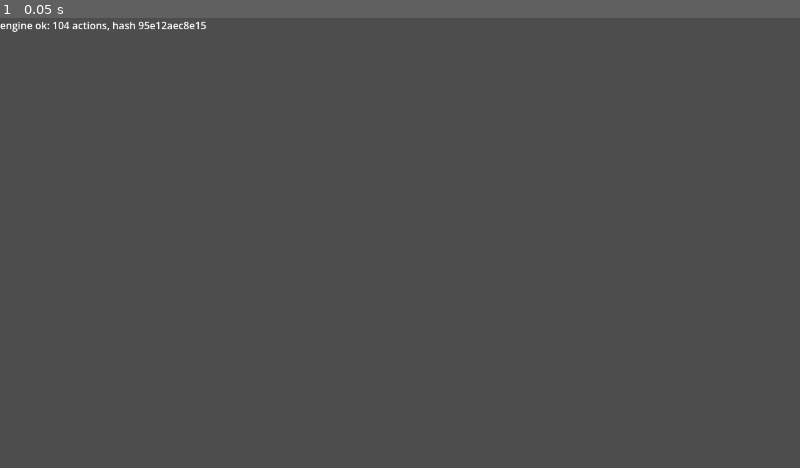
Above: before the commit, frame 1.
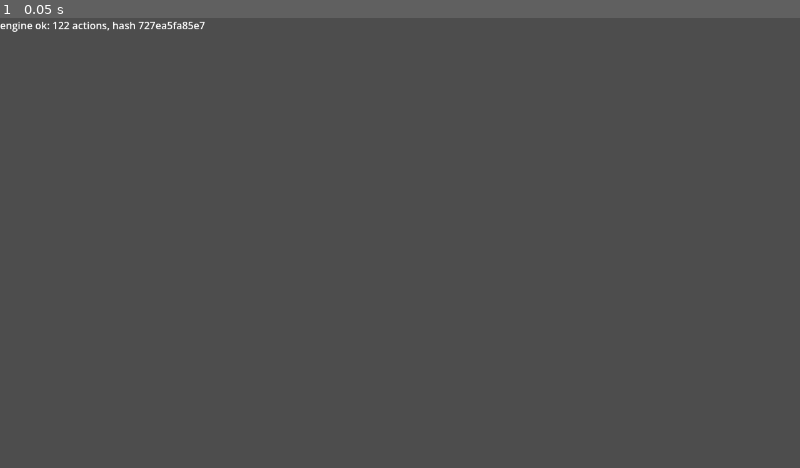
Above: after the commit, the same moment.

Repository: pycz2/classichs
Game: Godot game, scene res://smoke/smoke.tscn
The game is run twice, just before and just after one commit, with the same random seed, the same clock (stepped at 60 frames per second) and the same inputs.
Inputs:
- Up to frame 1 (0.05 s): no input

The runs differ from the first frame. In frame 1, 0.1% of the frame differs, in the area x 7-26%, y 0-3%.

Commit message:
Fix review findings: secrets as spells, mulligan order, concede, Tracking, Shadow Madness, scenarios
Co-Authored-By: Claude Opus 5.5 <noreply@anthropic.com>

Diff:
--- a/cards/hunter.gd
+++ b/cards/hunter.gd
@@ -55,9 +55,9 @@
 				opts.append(e.id)
 			if not opts.is_empty():
 				g.request_choice(me, opts),
-		"on_choose": func(g, me, opt):
+		"on_choose": func(g, me, opt, still: Array):
 			var deck: Array = g.players[me.controller].deck
-			var rest: Array = deck.slice(-3).filter(func(e): return e != opt)
+			var rest: Array = still.filter(func(id): return id != opt.id).map(func(id): return g.ent(id))
 			g.draw_entity(me.controller, opt)
 			for e in rest:
 				deck.erase(e)
@@ -86,7 +86,7 @@
 	r["VAN_EX1_554"] = Cards.secret("attack",  # Snake Trap
 		func(g, me, ev):
 			var d: Entity = g.ent(ev.defender)
-			return d.is_minion() and d.controller == me.controller,
+			return d.is_minion() and d.controller == me.controller and g.minions(me.controller).size() < GameState.MAX_BOARD,
 		func(g, me, _ev):
 			for i in 3:
 				g.summon(me.controller, "VAN_EX1_554t"))
--- a/cards/neutral.gd
+++ b/cards/neutral.gd
@@ -224,7 +224,7 @@
 	}
 	r["VAN_EX1_080"] = {  # Secretkeeper
 		"on": {"play": func(g, me, ev):
-			if ev.kind == "secret":
+			if ev.get("secret", false):
 				g.buff(me, 1, 1)},
 	}
 	r["VAN_EX1_004"] = {  # Young Priestess
@@ -473,7 +473,7 @@
 	}
 	r["VAN_EX1_100"] = {  # Lorewalker Cho
 		"on": {"play": func(g, _me, ev):
-			if ev.kind == "spell" or ev.kind == "secret":
+			if ev.kind == "spell":
 				g.add_to_hand(g.opponent(ev.player), ev.card)},
 	}
 	r["VAN_NEW1_029"] = {  # Millhouse Manastorm: enemy spells cost (0) next turn.
--- a/cards/priest.gd
+++ b/cards/priest.gd
@@ -71,8 +71,8 @@
 	r["VAN_EX1_591"] = {  # Auchenai Soulpriest
 		"aura": func(g, me): g.aura_add(g.hero(me.controller), 0, 0, {"HEAL_IS_DAMAGE": true}),
 	}
-	r["VAN_EX1_335"] = {  # Lightspawn: attack always equals health (attack buffs are overridden).
-		"aura": func(g, me): g.aura_add(me, me.health() - me.atk() + me.aura.atk, 0),
+	r["VAN_EX1_335"] = {  # Lightspawn: attack always equals health; runs after all other auras.
+		"aura_final": func(g, me): g.aura_add(me, me.health() - me.atk(), 0),
 	}
 	r["VAN_EX1_626"] = {  # Mass Dispel
 		"spell": func(g, me, _t):
--- a/cards/rogue.gd
+++ b/cards/rogue.gd
@@ -33,8 +33,9 @@
 	r["VAN_EX1_128"] = {  # Conceal: Stealth until your next turn.
 		"spell": func(g, me, _t):
 			for m in g.minions(me.controller):
-				m.give_tag("STEALTH")
-				m.add_enchant({"hooks": "ench:conceal", "player": me.controller}),
+				if not m.has("STEALTH"):  # natural Stealth is not Conceal's to remove
+					m.give_tag("STEALTH")
+					m.add_enchant({"hooks": "ench:conceal", "player": me.controller}),
 	}
 	r["ench:conceal"] = {
 		"on": {"turn_start": func(_g, me, ev):
--- a/engine/game.gd
+++ b/engine/game.gd
@@ -37,7 +37,7 @@
 ## Applies one action. Illegal actions change nothing.
 func apply(action: Dictionary) -> Dictionary:
 	var a := _normalize(action)
-	if not legal_actions().has(a):
+	if a.is_empty() or not legal_actions().has(a):
 		return {"ok": false, "error": "illegal action %s" % JSON.stringify(a), "events": []}
 	event_log = []
 	var who := current
@@ -47,25 +47,48 @@
 		"concede": _concede(a.player)
 		_: _apply_play_action(a)
 	resolve()
+	_prune_pending()
 	history.append({"turn": turn, "player": a.get("player", who), "action": a, "events": event_log})
 	return {"ok": true, "error": "", "events": event_log}
 
 
 ## Converts JSON floats to ints and sorts mulligan ids, so equality checks work.
+## Returns {} for malformed input (it comes from the network: never trust it).
 func _normalize(action: Dictionary) -> Dictionary:
 	var a := {}
-	for k: String in action:
+	for k in action:
+		if not k is String:
+			return {}
 		var v = action[k]
-		if v is float:
-			v = int(v)
+		if k == "type":
+			if not v is String:
+				return {}
 		elif k == "replace":
+			if not v is Array:
+				return {}
 			var ids: Array = []
 			for x in v:
-				ids.append(int(x))
+				var n = _as_int(x)
+				if n == null:
+					return {}
+				ids.append(n)
 			ids.sort()
 			v = ids
+		else:
+			v = _as_int(v)
+			if v == null:
+				return {}
 		a[k] = v
-	return a
+	return a if a.has("type") and a.has("player") else {}
+
+
+## int for whole numbers (JSON gives floats), null otherwise.
+func _as_int(v: Variant) -> Variant:
+	if v is int:
+		return v
+	if v is float and v == floorf(v):
+		return int(v)
+	return null
 
 
 func legal_actions() -> Array:
@@ -77,10 +100,11 @@
 			if not p.mulliganed:
 				for ids in _subsets(p.ids(p.hand)):
 					out.append({"type": "mulligan", "player": p.index, "replace": ids})
-		return out
-	out.append({"type": "end_turn", "player": current})
-	out.append({"type": "concede", "player": current})
-	_legal_play_actions(out)
+	else:
+		out.append({"type": "end_turn", "player": current})
+		_legal_play_actions(out)
+	for p in 2:
+		out.append({"type": "concede", "player": p})  # either player, any time
 	return out
 
 
@@ -98,7 +122,19 @@
 
 # --- mulligan and turns -----------------------------------------------------
 
+## Records p's choice; both mulligans run in a fixed order (0, then 1) once both
+## have arrived, so the arrival order of the two actions cannot change the game.
 func _do_mulligan(p: int, replace: Array) -> void:
+	players[p].mulliganed = true
+	players[p].mulligan_replace = replace
+	log_event({"type": "mulligan_chosen", "player": p})
+	if players[0].mulliganed and players[1].mulliganed:
+		for i in 2:
+			_run_mulligan(i, players[i].mulligan_replace)
+		_finish_mulligan()
+
+
+func _run_mulligan(p: int, replace: Array) -> void:
 	var pl := players[p]
 	var old: Array[Entity] = []
 	for id: int in replace:
@@ -110,10 +146,7 @@
 		e.zone = "DECK"
 		pl.deck.append(e)
 	shuffle(pl.deck)
-	pl.mulliganed = true
 	log_event({"type": "mulligan", "player": p, "count": old.size()})
-	if players[0].mulliganed and players[1].mulliganed:
-		_finish_mulligan()
 
 
 func _finish_mulligan() -> void:
@@ -178,7 +211,7 @@
 func _legal_play_actions(out: Array) -> void:
 	if not pending.is_empty():
 		out.clear()
-		for id: int in pending.options:
+		for id: int in _pending_options():
 			out.append({"type": "choose", "player": pending.player, "option": id})
 		return
 	var p := players[current]
@@ -327,19 +360,22 @@
 
 
 func _play_spell(e: Entity, t: Entity, choice: int, combo: bool) -> void:
-	if e.card().get("mechanics", []).has("SECRET"):
-		players[e.controller].secrets.append(e)
-		_enter_play(e)
-		e.zone = "SECRET"
-		emit({"type": "play", "entity": e.id, "player": e.controller, "kind": "secret",
-			"target": -1, "card": e.card_id})
-		return
+	var is_secret: bool = e.card().get("mechanics", []).has("SECRET")
 	e.zone = "SETASIDE"
 	var ev := {"type": "play", "entity": e.id, "player": e.controller, "kind": "spell",
-		"target": t.id if t else -1, "card": e.card_id, "countered": false}
+		"secret": is_secret, "target": t.id if t else -1, "card": e.card_id, "countered": false}
 	emit(ev)
 	resolve()
 	if game_over:
+		return
+	if is_secret:
+		if ev.countered:
+			e.zone = "GRAVEYARD"
+		else:
+			players[e.controller].secrets.append(e)
+			_enter_play(e)
+			e.zone = "SECRET"
+		emit({"type": "after_spell", "entity": e.id, "player": e.controller, "card": e.card_id})
 		return
 	if not ev.countered:
 		var nt: Entity = ent(ev.target) if ev.target >= 0 else null
@@ -404,7 +440,20 @@
 	emit({"type": "hero_power", "player": current, "entity": hp.id, "target": t.id if t else -1})
 
 
+## Offered options that are still in the zone they were offered from.
+func _pending_options() -> Array:
+	return pending.options.filter(func(id: int) -> bool: return ent(id).zone == pending.zones[str(id)])
+
+
 func _do_choose(option: Entity) -> void:
 	var src := ent(pending.source)
+	var still := _pending_options()
 	pending = {}
-	Cards.of(src.card_id).on_choose.call(self, src, option)
+	Cards.of(src.card_id).on_choose.call(self, src, option, still)
+
+
+## A choice whose options all left their zone (drawn by a trigger, say) is dropped.
+func _prune_pending() -> void:
+	if not pending.is_empty() and _pending_options().is_empty():
+		log_event({"type": "choice_cancelled", "player": pending.player})
+		pending = {}
--- a/engine/game_state.gd
+++ b/engine/game_state.gd
@@ -250,10 +250,11 @@
 	for e in all:
 		before[e.id] = [e.max_health(), e.health()]
 		e.aura = {"atk": 0, "hp": 0, "tags": {}}
-	for e in all:
-		var h := hooks_of(e)
-		if h.has("aura") and e.zone == "PLAY":
-			h.aura.call(self, e)
+	for key in ["aura", "aura_final"]:  # aura_final sees every normal aura (Lightspawn)
+		for e in all:
+			var h := hooks_of(e)
+			if h.has(key) and e.zone == "PLAY":
+				h[key].call(self, e)
 	for e in all:
 		e.fix_health(before[e.id][0], before[e.id][1])
 
@@ -461,6 +462,7 @@
 	e.controller = p
 	players[p].board.append(e)
 	e.give_tag("EXHAUSTED")
+	e.tags["ATTACKS"] = 0
 	log_event({"type": "take_control", "target": e.id, "player": p})
 
 
@@ -605,7 +607,10 @@
 
 
 func request_choice(me: Entity, options: Array[int]) -> void:
-	pending = {"player": me.controller, "source": me.id, "options": options}
+	var zones := {}
+	for id in options:
+		zones[str(id)] = ent(id).zone
+	pending = {"player": me.controller, "source": me.id, "options": options, "zones": zones}
 	log_event({"type": "choice", "player": me.controller, "options": options})
 
 
--- a/engine/player.gd
+++ b/engine/player.gd
@@ -20,6 +20,7 @@
 ## "set": int or "delta": int, "until": "use"|"turn_end", "turn": int}
 var cost_mods: Array = []
 var mulliganed := false
+var mulligan_replace: Array = []
 
 
 func _init(p_index: int) -> void:
@@ -38,4 +39,4 @@
 		"hand": ids(hand), "deck": ids(deck), "board": ids(board), "secrets": ids(secrets),
 		"mana": mana, "max_mana": max_mana, "ol_owed": overload_owed, "ol_locked": overload_locked,
 		"fatigue": fatigue, "played": cards_played_this_turn, "minions_played": minions_played_this_turn,
-		"cost_mods": cost_mods, "mulliganed": mulliganed}
+		"cost_mods": cost_mods, "mulliganed": mulliganed, "mulligan_replace": mulligan_replace}
--- a/engine/scenario.gd
+++ b/engine/scenario.gd
@@ -39,16 +39,21 @@
 	p.overload_locked = int(d.get("overload_locked", 0))
 	p.fatigue = int(d.get("fatigue", 0))
 	p.cards_played_this_turn = int(d.get("cards_played", 0))
+	p.minions_played_this_turn = int(d.get("minions_played", 0))
 	p.cost_mods = _ints(d.get("cost_mods", []))
 	if d.get("hero_power_used", false):
 		p.hero_power.give_tag("USED")
-	for id: String in d.get("deck", []):
-		var e := g.new_entity(id, i)
+	for item in d.get("deck", []):
+		var spec := _spec(item)
+		var e := g.new_entity(spec.card, i)
 		e.zone = "DECK"
+		_apply_spec(e, spec)
 		p.deck.append(e)
-	for id: String in d.get("hand", []):
-		var e := g.new_entity(id, i)
+	for item in d.get("hand", []):
+		var spec := _spec(item)
+		var e := g.new_entity(spec.card, i)
 		e.zone = "HAND"
+		_apply_spec(e, spec)
 		p.hand.append(e)
 	for m in d.get("board", []):
 		var spec := _spec(m)
@@ -66,8 +71,10 @@
 		if spec.has("durability"):
 			e.tags.DURABILITY = int(spec.durability)
 		_apply_spec(e, spec)
-	for id: String in d.get("secrets", []):
-		var e := g.new_entity(id, i)
+	if d.has("hero_state"):
+		_apply_spec(p.hero, d.hero_state)
+	for item in d.get("secrets", []):
+		var e := g.new_entity(_spec(item).card, i)
 		g._enter_play(e)
 		e.zone = "SECRET"
 		p.secrets.append(e)
@@ -127,6 +134,8 @@
 				return e
 		for zone in [["hand", ""], ["deck", ""], ["board", "MINION"], ["secrets", "SPELL"]]:
 			var list = d.get(zone[0], [])
+			if not list is Array:
+				return "%s.%s: must be a list" % [at, zone[0]]
 			for j in list.size():
 				var item = list[j]
 				var id = item if item is String else (item.get("card") if item is Dictionary else null)
@@ -170,7 +179,9 @@
 			"fatigue": p.fatigue, "cards_played": p.cards_played_this_turn,
 			"hero_power_used": p.hero_power.has("USED"),
 			"cost_mods": p.cost_mods.duplicate(true),
-			"hand": p.hand.map(func(e: Entity) -> String: return e.card_id),
+			"minions_played": p.minions_played_this_turn,
+			"hero_state": _dump_entity(p.hero),
+			"hand": p.hand.map(func(e: Entity): return _dump_entity(e)),
 			"deck": p.deck.map(func(e: Entity) -> String: return e.card_id),
 			"board": board,
 			"weapon": _dump_entity(p.weapon) if p.weapon else null,
--- a/tests/test_actions.gd
+++ b/tests/test_actions.gd
@@ -225,14 +225,14 @@
 			for e in g.players[me.controller].deck.slice(-2):
 				opts.append(e.id)
 			g.request_choice(me, opts),
-		"on_choose": func(g, me, opt):
+		"on_choose": func(g, me, opt, _still):
 			g.players[me.controller].deck.erase(opt)
 			opt.zone = "HAND"
 			g.players[me.controller].hand.append(opt)})
 	var g := H.game()
 	H.play(g, H.hand(g, 0, "TEST_PICK"))
-	var acts := g.legal_actions()
-	eq(acts.size(), 2, "only choices")
+	var acts := g.legal_actions().filter(func(a): return a.type != "concede")
+	eq(acts.size(), 2, "only choices (and concede)")
 	eq(acts[0].type, "choose", "choose action")
 	check(g.apply(acts[0]).ok, "choose ok")
 	eq(g.players[0].hand.size(), 1, "picked card in hand")
@@ -267,3 +267,24 @@
 	g.summon(0, H.WISP)
 	ev = g.event_log.filter(func(e): return e.type == "after_summon")[0]
 	check(not ev.get("played", false), "token summon is not played")
+
+
+func test_concede_any_time() -> void:
+	var g := H.game()
+	check(g.apply({"type": "concede", "player": 1}).ok, "on the opponent's turn")
+	eq(g.winner, 0, "player 0 wins")
+	var deck: Array = []
+	for i in 30:
+		deck.append(H.WISP)
+	var m := Game.new({"hero": "HERO_08", "deck": deck}, {"hero": "HERO_01", "deck": deck}, 1, 0)
+	check(m.apply({"type": "concede", "player": 1}).ok, "during mulligan")
+
+
+func test_malformed_actions_rejected() -> void:
+	var g := H.game()
+	var before := g.state_hash()
+	for bad in [{"type": "end_turn", "player": 0.5}, {"type": "mulligan", "player": 0, "replace": null},
+			{"player": 0}, {"type": 5, "player": 0}, {1: "x", "type": "end_turn", "player": 0}]:
+		var r := g.apply(bad)
+		check(not r.ok, "rejected: %s" % str(bad))
+	eq(g.state_hash(), before, "state unchanged")
--- a/tests/test_cards_hunter.gd
+++ b/tests/test_cards_hunter.gd
@@ -61,7 +61,7 @@
 func test_tracking() -> void:
 	var g := H.scene({"hero": "HERO_05", "deck": ["VAN_CS2_120", "VAN_CS2_182", "VAN_CS2_029", "VAN_CS2_231"]})
 	H.play(g, H.hand(g, 0, "VAN_DS1_184"))
-	var acts := g.legal_actions()
+	var acts := g.legal_actions().filter(func(a): return a.type == "choose")
 	eq(acts.size(), 3, "3 options")
 	var top3: Array = g.players[0].deck.slice(-3).map(func(e): return e.id)
 	eq(acts.map(func(a): return a.option), top3, "top 3 cards")
@@ -251,3 +251,26 @@
 	H.attack(g, g.hero(0), y)
 	eq(g.hero(0).health(), 30, "immune while attacking")
 	eq(y.zone, "GRAVEYARD", "5 damage")
+
+
+func test_tracking_keeps_shown_options() -> void:
+	# Top 3: Yeti, Croc, Wisp (top). Wild Pyromancer hits Acolyte, which draws the Wisp first.
+	var g := H.scene({"hero": "HERO_05", "deck": ["VAN_CS2_122", "VAN_CS2_182", "VAN_CS2_120", H.WISP],
+		"board": ["VAN_NEW1_020", "VAN_EX1_007"]})
+	H.play(g, H.hand(g, 0, "VAN_DS1_184"))
+	var acts := g.legal_actions().filter(func(a): return a.type == "choose")
+	eq(acts.map(func(a): return g.ent(a.option).card_id), ["VAN_CS2_182", "VAN_CS2_120"], "drawn option no longer offered")
+	g.apply(acts[0])
+	var deck := g.players[0].deck.map(func(e): return e.card_id)
+	eq(deck, ["VAN_CS2_122"], "unseen Raid Leader stays in deck")
+	check(g.players[0].hand.any(func(e): return e.card_id == "VAN_CS2_182"), "chosen card drawn")
+
+
+func test_snake_trap_needs_room() -> void:
+	var g := H.game()
+	var mine := H.board(g, 0, "VAN_CS2_182")
+	for i in 6:
+		H.board(g, 0, H.WISP)
+	_secret_then_pass(g, "VAN_EX1_554")
+	H.attack(g, H.board(g, 1, "VAN_CS2_120"), mine)
+	eq(g.players[0].secrets.size(), 1, "not wasted on a full board")
--- a/tests/test_cards_mage.gd
+++ b/tests/test_cards_mage.gd
@@ -224,3 +224,18 @@
 	H.board(g, 0, "VAN_EX1_559")
 	H.play(g, H.hand(g, 0, "GAME_005"))
 	eq(g.players[0].hand.map(func(e): return e.card_id), ["VAN_CS2_029"], "fireball")
+
+
+func test_mana_wyrm_counts_a_secret() -> void:
+	var g := H.game()
+	var w := H.board(g, 0, "VAN_NEW1_012")
+	H.play(g, H.hand(g, 0, "VAN_EX1_289"))
+	eq(w.atk(), 2, "secret is a spell")
+
+
+func test_counterspell_counters_a_secret() -> void:
+	var g := H.game()
+	_secret_then_pass(g, "VAN_EX1_287")
+	H.play(g, H.hand(g, 1, "VAN_EX1_289"))
+	eq(g.players[1].secrets.size(), 0, "enemy secret countered")
+	eq(g.players[0].secrets.size(), 0, "counterspell used")
--- a/tests/test_cards_neutral_rare.gd
+++ b/tests/test_cards_neutral_rare.gd
@@ -329,3 +329,11 @@
 	var big := H.board(g, 1, "VAN_CS2_182")
 	H.play(g, H.hand(g, 0, "VAN_NEW1_041"))
 	eq([small.zone, big.zone], ["GRAVEYARD", "PLAY"], "only attack <= 2")
+
+
+func test_wild_pyromancer_after_secret() -> void:
+	var g := H.game()
+	var w := H.board(g, 1, H.WISP)
+	H.board(g, 0, "VAN_NEW1_020")
+	H.play(g, H.hand(g, 0, "VAN_EX1_289"))
+	eq(w.zone, "GRAVEYARD", "secret triggers pyromancer")
--- a/tests/test_cards_priest.gd
+++ b/tests/test_cards_priest.gd
@@ -216,3 +216,21 @@
 	for i in 7:
 		H.board(g2, 0, H.WISP)
 	check(not H.play(g2, H.hand(g2, 0, "VAN_CS1_113"), H.board(g2, 1, H.WISP)).ok, "needs room")
+
+
+func test_shadow_madness_on_minion_that_attacked() -> void:
+	var g := H.game()
+	H.end_turn(g)
+	var t := H.board(g, 1, "VAN_CS2_120")
+	H.attack(g, t, g.hero(0))
+	H.end_turn(g)
+	H.play(g, H.hand(g, 0, "VAN_EX1_334"), t)
+	check(H.attack(g, t, g.hero(1)).ok, "can attack after it attacked for its owner")
+
+
+func test_lightspawn_ignores_later_auras() -> void:
+	var g := H.game()
+	var l := H.board(g, 0, "VAN_EX1_335")
+	H.board(g, 0, "VAN_CS2_122")  # Raid Leader after Lightspawn
+	g.update_auras()
+	eq(l.atk(), 5, "still equal to health")
--- a/tests/test_cards_rogue.gd
+++ b/tests/test_cards_rogue.gd
@@ -203,3 +203,12 @@
 	var g := H.scene({"hero": "HERO_03", "deck": _deck(5)})
 	H.play(g, H.hand(g, 0, "VAN_CS2_077"))
 	eq(g.players[0].hand.size(), 4, "draw 4")
+
+
+func test_conceal_keeps_natural_stealth() -> void:
+	var g := H.game()
+	var w := H.board(g, 0, "VAN_EX1_010")  # Worgen Infiltrator
+	H.play(g, H.hand(g, 0, "VAN_EX1_128"))
+	H.end_turn(g)
+	H.end_turn(g)
+	check(w.has("STEALTH"), "own stealth kept")
--- a/tests/test_scenario.gd
+++ b/tests/test_scenario.gd
@@ -87,3 +87,25 @@
 func test_example_file_loads() -> void:
 	var sc = JSON.parse_string(FileAccess.get_file_as_string("res://tests/scenarios/example.json"))
 	eq(Scenario.build(sc).error, "", "example scenario")
+
+
+func test_roundtrip_keeps_hand_costs_and_hero_state() -> void:
+	var g := H.game()
+	var y := H.board(g, 0, "VAN_CS2_182")
+	H.play(g, H.hand(g, 0, "VAN_EX1_144"), y)  # Shadowstep: cost -2
+	H.play(g, H.hand(g, 0, "VAN_CS2_105"))  # Heroic Strike: hero +4 this turn
+	g.freeze(g.hero(0))
+	g.players[0].minions_played_this_turn = 1
+	var g2: Game = Scenario.build(Scenario.dump(g)).game
+	eq(g2.cost(g2.players[0].hand[0]), 2, "hand cost enchantment kept")
+	eq(g2.hero(0).atk(), 4, "hero attack kept")
+	check(g2.hero(0).has("FROZEN"), "hero frozen kept")
+	eq(g2.players[0].minions_played_this_turn, 1, "minions played kept")
+
+
+func test_hand_entry_dict_and_bad_zone() -> void:
+	var r := Scenario.build({"players": [{"hero": "HERO_08", "hand": [{"card": "VAN_CS2_182", "enchantments": [{"cost": -1}]}]}, {"hero": "HERO_01"}]})
+	eq(r.error, "", "dict hand entry")
+	eq(r.game.cost(r.game.players[0].hand[0]), 3, "enchantment applied")
+	r = Scenario.build({"players": [{"hero": "HERO_08", "hand": "VAN_CS2_182"}, {"hero": "HERO_01"}]})
+	eq(r.error, "players[0].hand: must be a list", "bad zone type")
--- a/tests/test_turn.gd
+++ b/tests/test_turn.gd
@@ -28,9 +28,10 @@
 	ids.sort()
 	var r := g.apply({"type": "mulligan", "player": 0, "replace": ids})
 	check(r.ok, "ok")
-	eq(g.players[0].hand.size(), 3, "same size")
-	check(not g.players[0].hand.has(old[0]), "replaced card left the hand")
-	eq(g.players[0].deck.size(), 27, "deck size kept")
+	g.apply({"type": "mulligan", "player": 1, "replace": []})  # replacement happens once both chose
+	eq(g.players[0].hand.size(), 4, "3 after mulligan + turn draw")
+	check(not g.players[0].hand.has(old[0]) or g.players[0].hand.back() == old[0], "replaced card left the hand")
+	eq(g.players[0].deck.size(), 26, "30 - 3 - 1")
 
 
 func test_first_player_by_rng_is_deterministic() -> void:
@@ -161,3 +162,16 @@
 	var r := g.apply({"type": "end_turn", "player": 1})
 	check(not r.ok, "rejected")
 	eq(g.current, 0, "turn kept")
+
+
+func test_mulligan_order_does_not_matter() -> void:
+	var a := _new_game(21)
+	var b := _new_game(21)
+	var r0: Array = [a.players[0].hand[0].id]
+	var r1: Array = [a.players[1].hand[1].id, a.players[1].hand[2].id]
+	r1.sort()
+	a.apply({"type": "mulligan", "player": 0, "replace": r0})
+	a.apply({"type": "mulligan", "player": 1, "replace": r1})
+	b.apply({"type": "mulligan", "player": 1, "replace": r1})
+	b.apply({"type": "mulligan", "player": 0, "replace": r0})
+	eq(a.state_hash(), b.state_hash(), "same state in both orders")
Not shown, changed: CHANGELOG.md
